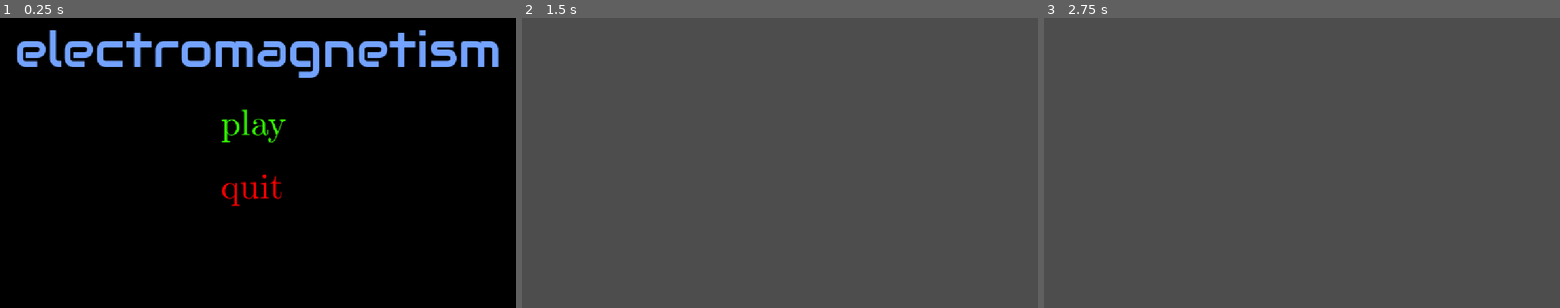
Above: before the commit, frames 1-3 (left to right).
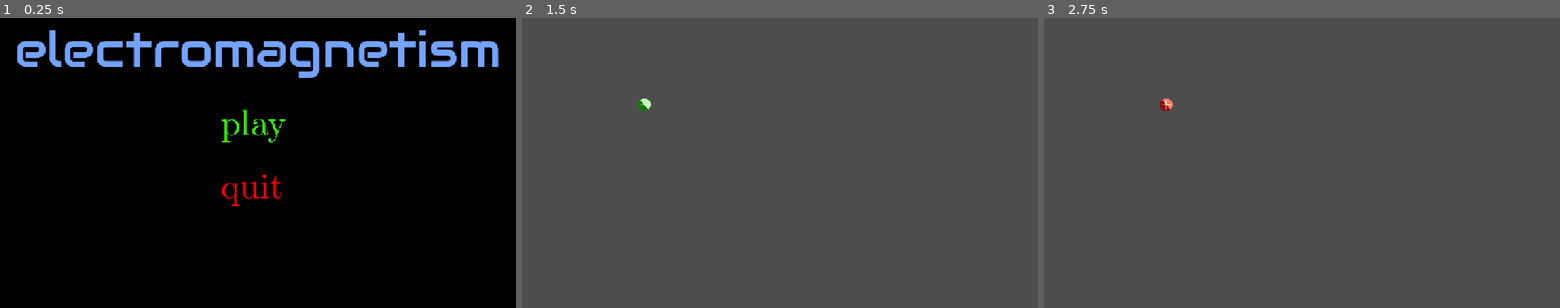
Above: after the commit, the same moments.

Repository: alstocras/electromagnetic-maze
Game: Godot game, scene res://main.tscn
Same seed, same stepped clock (60 frames per second), same inputs: the game is played once before the commit and once after it.
Inputs (mouse positions are in pixels of both pictures, inside the frame that each line leads up to):
- Up to frame 1 (0.25 s): no input
- Up to frame 2 (1.5 s): click "play" at 0.5 s; tap Enter at 1.25 s; move the mouse to (893, 148) at 1.27 s; right-click (893, 148) at 1.35 s
- Up to frame 3 (2.75 s): tap Space at 2 s; move the mouse to (1198, 177) at 2.02 s; right-click (1198, 177) at 2.1 s

The runs differ from the first frame. In frame 1, 1.1% of the frame differs, in the area x 3-97%, y 4-65%; in frame 2, less than 0.1%; in frame 3, less than 0.1%.

Commit message:
added polarity-switiching mechanic

Diff:
--- a/level0.tscn
+++ b/level0.tscn
@@ -1,4 +1,6 @@
-[gd_scene load_steps=2 format=3 uid="uid://c2w8cga1xm3at"]
+[gd_scene load_steps=3 format=3 uid="uid://c2w8cga1xm3at"]
+
+[ext_resource type="PackedScene" uid="uid://cq4ly2iil7yds" path="res://player.tscn" id="1_nmkr7"]
 
 [sub_resource type="TileSet" id="TileSet_x34kx"]
 tile_shape = 3
@@ -10,3 +12,6 @@
 
 [node name="Walls" type="TileMapLayer" parent="."]
 tile_set = SubResource("TileSet_x34kx")
+
+[node name="Player" parent="." instance=ExtResource("1_nmkr7")]
+position = Vector2(273, 194)
--- /dev/null
+++ b/player.gd
@@ -0,0 +1,11 @@
+extends CharacterBody2D;
+
+var charge: int = 1;
+
+func _process(delta: float) -> void:
+	if Input.is_action_just_pressed("flip"):
+		charge *= -1;
+	$Sprite2D.texture = load("res://assets/sprites/objects/player/" + str(charge) + "player.png");
+
+func _physics_process(delta: float) -> void:
+	pass
--- a/player.tscn
+++ b/player.tscn
@@ -1,3 +1,16 @@
-[gd_scene format=3 uid="uid://cq4ly2iil7yds"]
+[gd_scene load_steps=4 format=3 uid="uid://cq4ly2iil7yds"]
+
+[ext_resource type="Texture2D" path="res://assets/sprites/objects/pos-player.png" id="1_4flbx"]
+[ext_resource type="Script" uid="uid://dmnm86rooe4g2" path="res://player.gd" id="1_onrkg"]
+
+[sub_resource type="CircleShape2D" id="CircleShape2D_onrkg"]
+radius = 14.035668
 
 [node name="Player" type="CharacterBody2D"]
+script = ExtResource("1_onrkg")
+
+[node name="Sprite2D" type="Sprite2D" parent="."]
+texture = ExtResource("1_4flbx")
+
+[node name="CollisionShape2D" type="CollisionShape2D" parent="."]
+shape = SubResource("CircleShape2D_onrkg")
--- a/project.godot
+++ b/project.godot
@@ -18,3 +18,28 @@
 [display]
 
 window/stretch/mode="canvas_items"
+
+[input]
+
+flip={
+"deadzone": 0.2,
+"events": [Object(InputEventMouseButton,"resource_local_to_scene":false,"resource_name":"","device":-1,"window_id":0,"alt_pressed":false,"shift_pressed":false,"ctrl_pressed":false,"meta_pressed":false,"button_mask":2,"position":Vector2(751, 25),"global_position":Vector2(770, 121),"factor":1.0,"button_index":2,"canceled":false,"pressed":true,"double_click":false,"script":null)
+, Object(InputEventKey,"resource_local_to_scene":false,"resource_name":"","device":-1,"window_id":0,"alt_pressed":false,"shift_pressed":false,"ctrl_pressed":false,"meta_pressed":false,"pressed":false,"keycode":0,"physical_keycode":70,"key_label":0,"unicode":102,"location":0,"echo":false,"script":null)
+]
+}
+zoomIn={
+"deadzone": 0.2,
+"events": [Object(InputEventMouseButton,"resource_local_to_scene":false,"resource_name":"","device":-1,"window_id":0,"alt_pressed":false,"shift_pressed":false,"ctrl_pressed":false,"meta_pressed":false,"button_mask":8,"position":Vector2(463, 51),"global_position":Vector2(482, 147),"factor":0.9,"button_index":4,"canceled":false,"pressed":true,"double_click":false,"script":null)
+, Object(InputEventKey,"resource_local_to_scene":false,"resource_name":"","device":-1,"window_id":0,"alt_pressed":false,"shift_pressed":false,"ctrl_pressed":false,"meta_pressed":false,"pressed":false,"keycode":0,"physical_keycode":73,"key_label":0,"unicode":105,"location":0,"echo":false,"script":null)
+]
+}
+zoomOut={
+"deadzone": 0.2,
+"events": [Object(InputEventMouseButton,"resource_local_to_scene":false,"resource_name":"","device":-1,"window_id":0,"alt_pressed":false,"shift_pressed":false,"ctrl_pressed":false,"meta_pressed":false,"button_mask":16,"position":Vector2(379, 49),"global_position":Vector2(398, 145),"factor":0.9,"button_index":5,"canceled":false,"pressed":true,"double_click":false,"script":null)
+, Object(InputEventKey,"resource_local_to_scene":false,"resource_name":"","device":-1,"window_id":0,"alt_pressed":false,"shift_pressed":false,"ctrl_pressed":false,"meta_pressed":false,"pressed":false,"keycode":0,"physical_keycode":79,"key_label":0,"unicode":111,"location":0,"echo":false,"script":null)
+]
+}
+
+[rendering]
+
+textures/canvas_textures/default_texture_filter=0
Binary file added: assets/sprites/objects/player/-1player.png
Not shown, added: assets/sprites/objects/player/-1player.png.import
Binary file added: assets/sprites/objects/player/1player.png
Not shown, added: assets/sprites/objects/player/1player.png.import
Not shown, added: player.gd.uid
Not shown, changed: .DS_Store
Not shown, changed: assets/.DS_Store
Not shown, added: assets/sprites/.DS_Store
Not shown, added: assets/sprites/objects/.DS_Store
